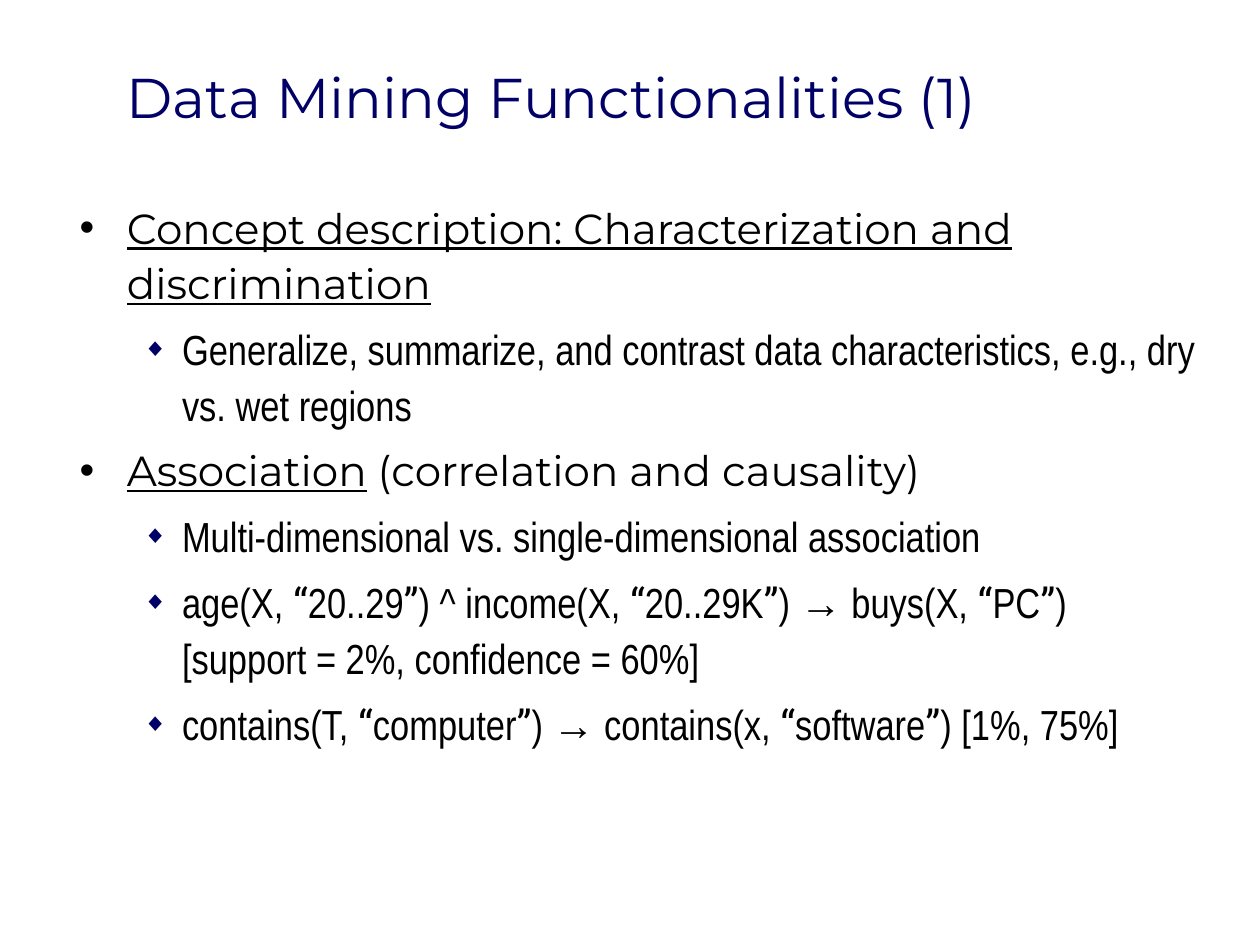
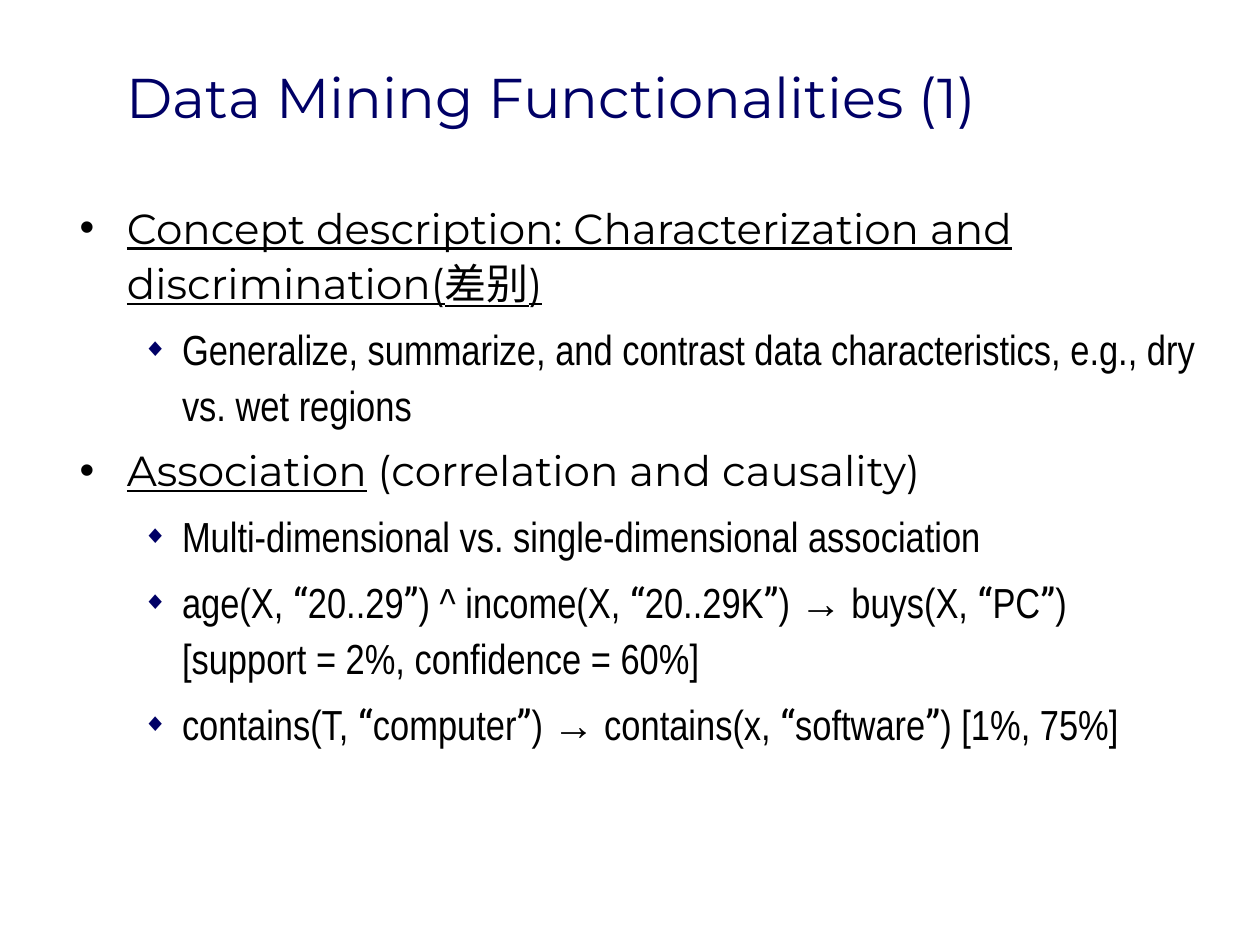
Before and after one commit to DengrongGuan12/graduate_course, a slide deck: slide 13 of 数据仓库与知识发现/第1章_知识发现总览.ppt. Drawn at 1260x945 pixels with LibreOffice and Linux fonts; fonts in the diff are those of the drawing; background and template pictures are left out. Boxes give left, top, right and bottom in pixels: in the first picture for what was removed or moved away, otherwise in the second. Text is boxed around its words. In the diff, an @@ line names an element or a change of style, - is before the commit and + after.

```diff
--- a/数据仓库与知识发现/第1章_知识发现总览.ppt
+++ b/数据仓库与知识发现/第1章_知识发现总览.ppt
@@ text at <box>127,212,1012,307</box>: text changed @@
-• Concept description: Characterization and discrimination
+• Concept description: Characterization and discrimination(差别)
```
Also in this commit, not shown: 1 other slide changed.
